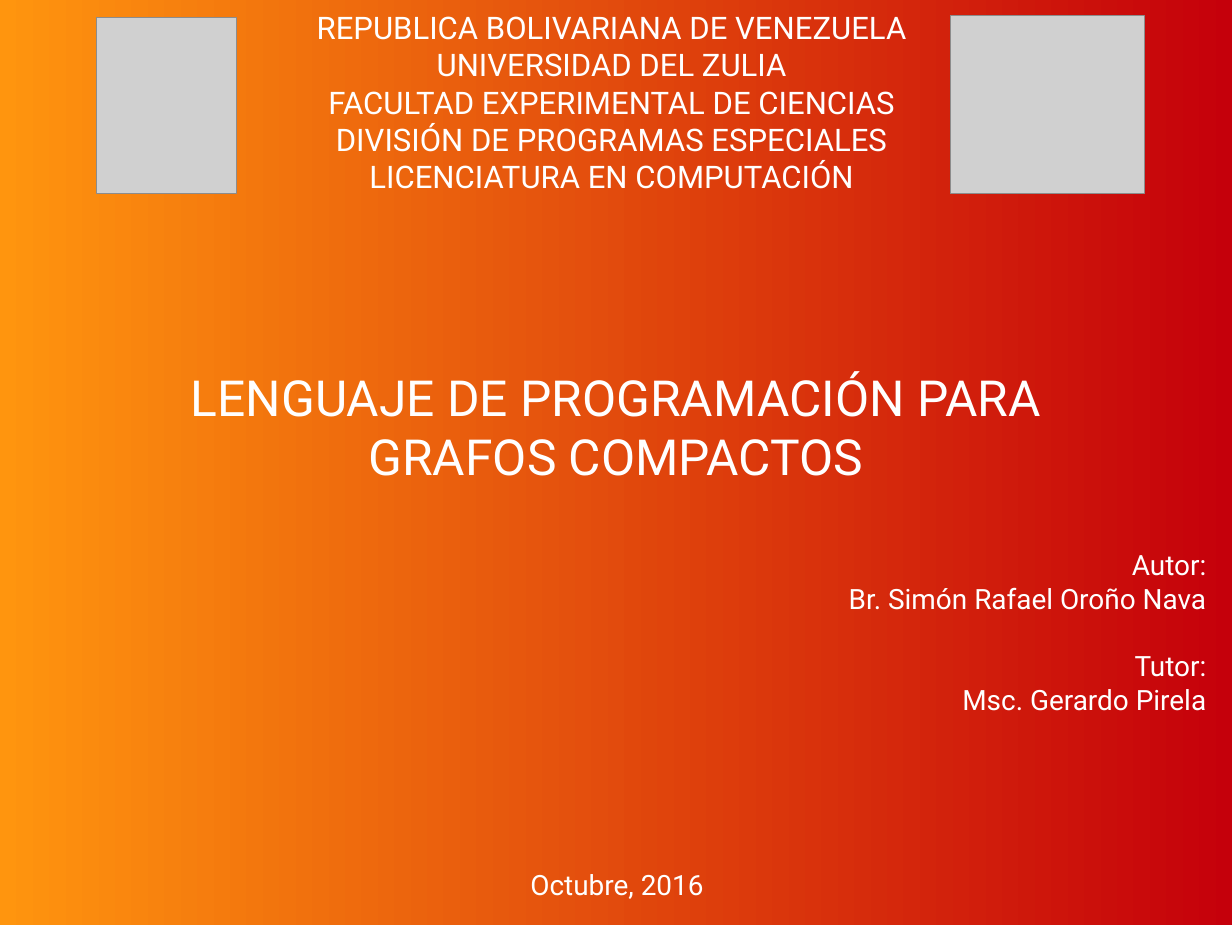
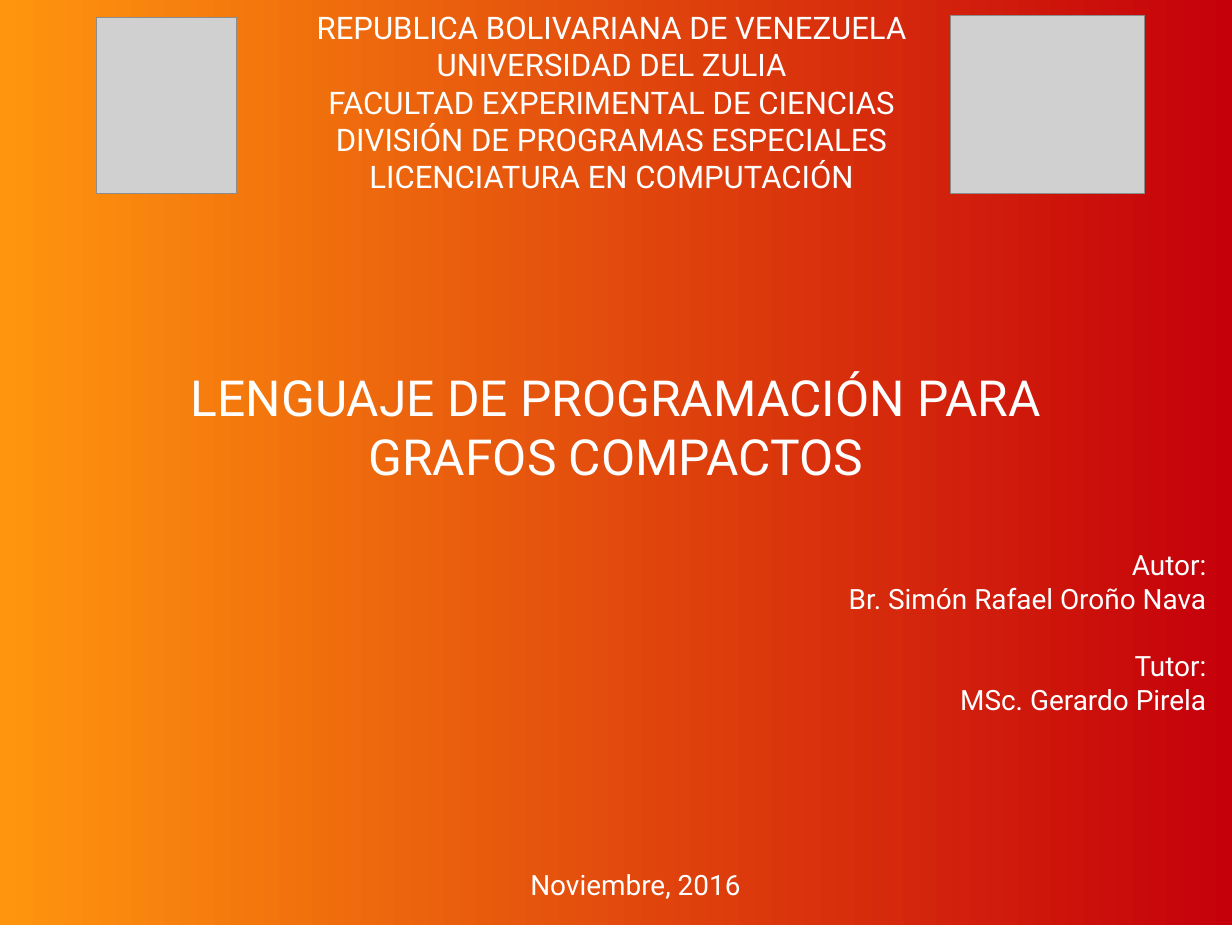
Before and after one commit to GAPM/cg, a slide deck: slide 1 of doc/CG.odp. Drawn at 1232x925 pixels with LibreOffice and Linux fonts; fonts in the diff are those of the drawing; grey boxes stand for pictures. Boxes give left, top, right and bottom in pixels: in the first picture for what was removed or moved away, otherwise in the second. Text is boxed around its words. In the diff, an @@ line names an element or a change of style, - is before the commit and + after.

```diff
--- a/doc/CG.odp
+++ b/doc/CG.odp
@@ text at box(960, 689, 1206, 711): text changed @@
-Msc. Gerardo Pirela
+MSc. Gerardo Pirela
@@ text at box(530, 874, 741, 899): text changed @@
-Octubre, 2016
+Noviembre, 2016
```
Also in this commit, not shown: 11 other slides changed, 1 slide added, 6 slides removed.
